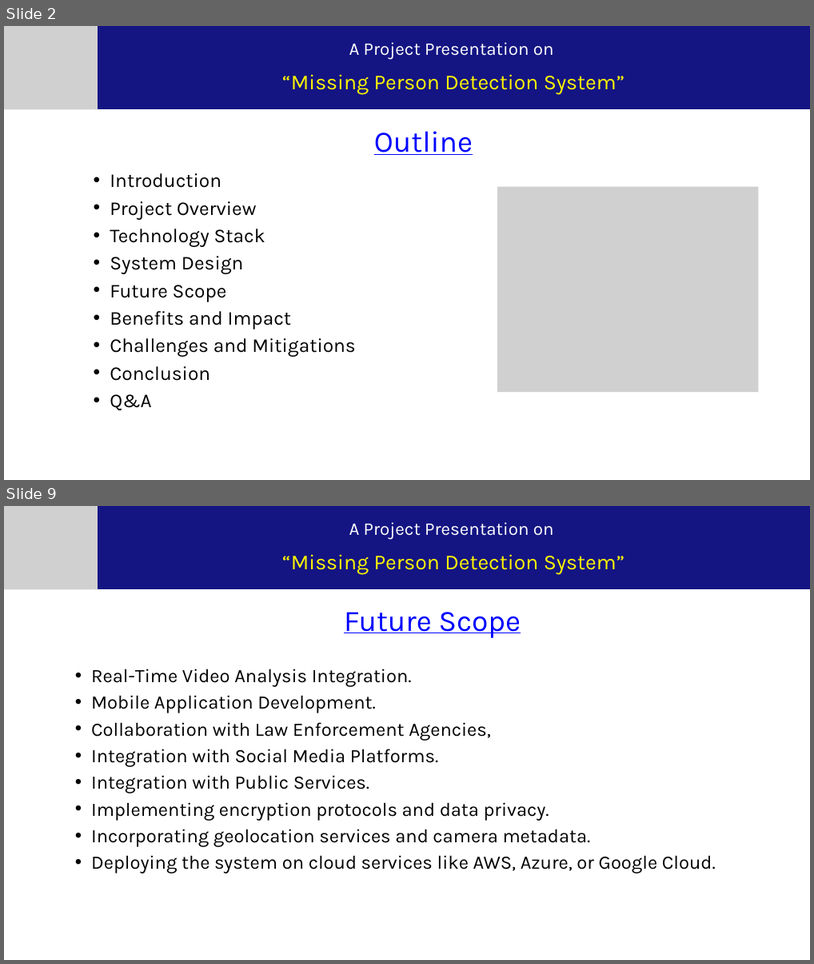
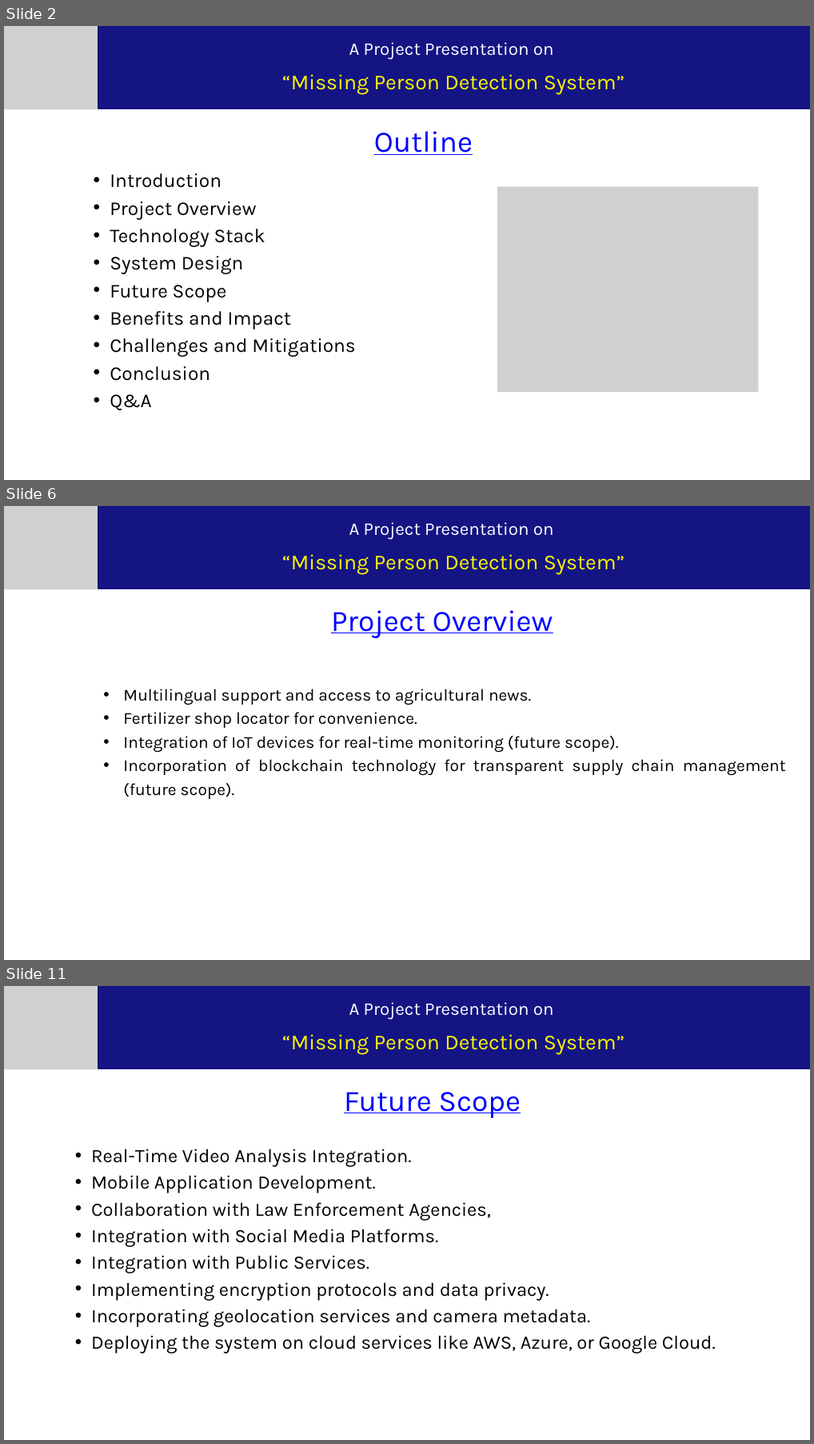
Before and after one commit to thegeek36/Missing-Person-Detection-System, a slide deck: Documentation/7th Semester Project Presentation.pptx. Shown one above the other, each under a label of ours: slides 2 and 9 before the commit, slides 2, 6 and 11 after it; the slides between them are not shown. The pictures are 814x964 and 814x1444 pixels, drawn with LibreOffice and Linux fonts; fonts in the diff are those of the drawing; grey boxes stand for pictures. Boxes give left, top, right and bottom in pixels: in the first picture for what was removed or moved away, otherwise in the second. Text is boxed around its words. In the diff, an @@ line names an element or a change of style, - is before the commit and + after.

```diff
--- a/Documentation/7th Semester Project Presentation.pptx
+++ b/Documentation/7th Semester Project Presentation.pptx
@@ slide 6 added at box(4, 506, 810, 960), background #FFFFFF @@
@@ picture added at box(4, 506, 98, 589) @@
@@ freeform shape added at box(98, 506, 810, 589), fill #141583 @@
@@ text added at box(350, 522, 554, 540), 32 pt, text #FFFFFF @@
+A Project Presentation on
@@ text added at box(282, 554, 626, 575), 38 pt, text #FFF500 @@
+“Missing Person Detection System”
@@ text added at box(331, 610, 554, 638), 53 pt, text #0003FF, underline @@
+Project Overview
@@ text added at box(123, 688, 786, 799), 30 pt, text #000000 @@
+    • Multilingual support and access to agricultural news.
+    • Fertilizer shop locator for convenience.
+    • Integration of IoT devices for real-time monitoring (future scope).
+    • Incorporation of blockchain technology for transparent supply chain management (future scope).
@@ what was slide 9 is now slide 11 @@
```
Also in this commit, not shown: 10 slides changed, 2 other slides added, 14 other files.
